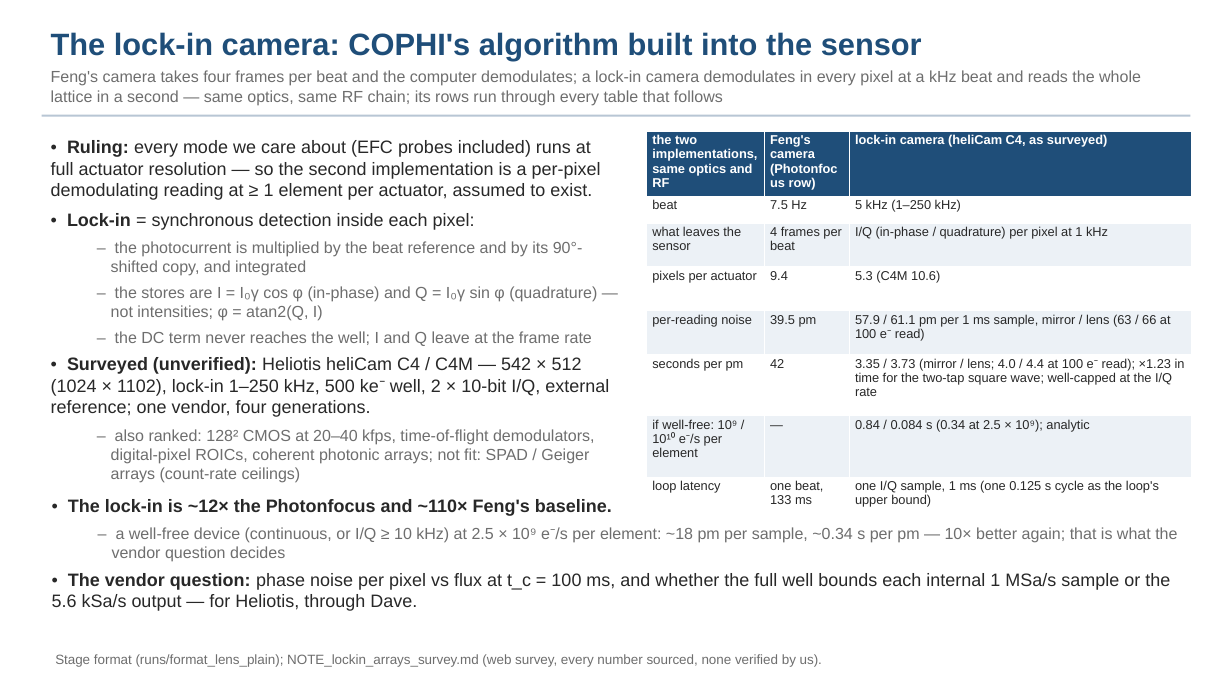
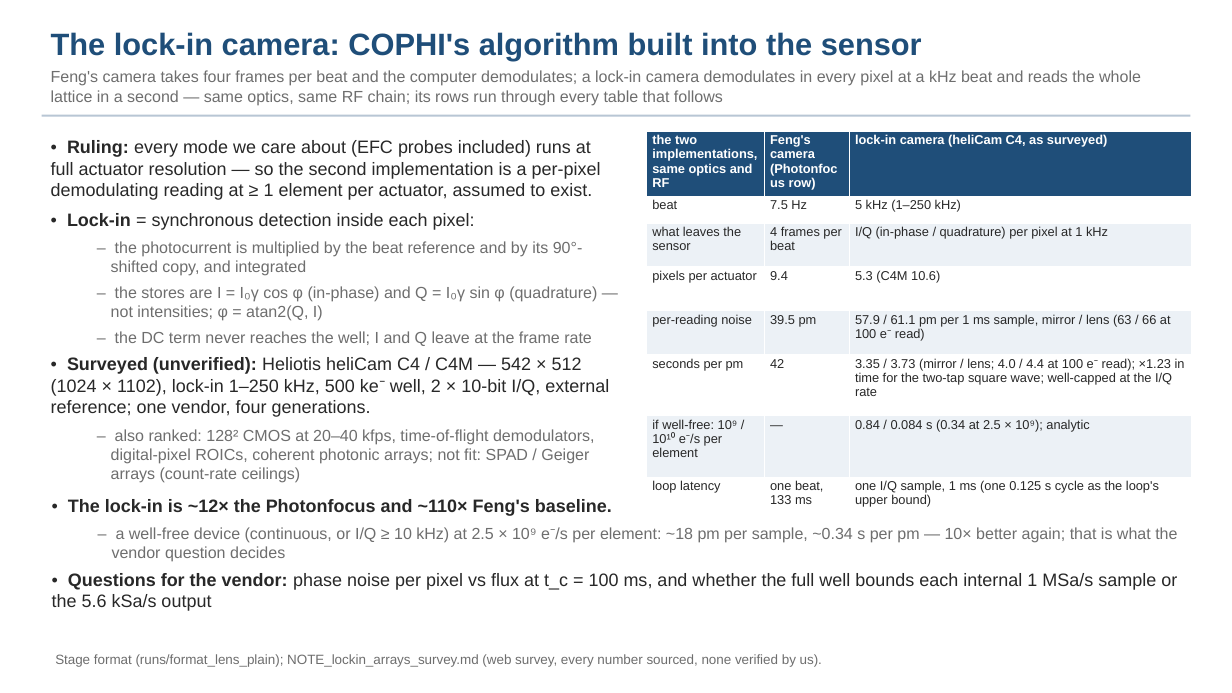
Before and after one commit to nasa-jpl/macos, a slide deck: slide 5 of demo_session/deck_cophi.pptx. Drawn at 1232x693 pixels with LibreOffice and Linux fonts; fonts in the diff are those of the drawing. Boxes give left, top, right and bottom in pixels: in the first picture for what was removed or moved away, otherwise in the second. Text is boxed around its words. In the diff, an @@ line names an element or a change of style, - is before the commit and + after.

```diff
--- a/demo_session/deck_cophi.pptx
+++ b/demo_session/deck_cophi.pptx
@@ text at (52,573,1177,611): text changed @@
-• The vendor question: phase noise per pixel vs flux at t_c = 100 ms, and whether the full well bounds each internal 1 MSa/s sample or the 5.6 kSa/s output — for Heliotis, through Dave.
+• Questions for the vendor: phase noise per pixel vs flux at t_c = 100 ms, and whether the full well bounds each internal 1 MSa/s sample or the 5.6 kSa/s output
```
Also in this commit, not shown: 3 other slides changed, 4 other files.
